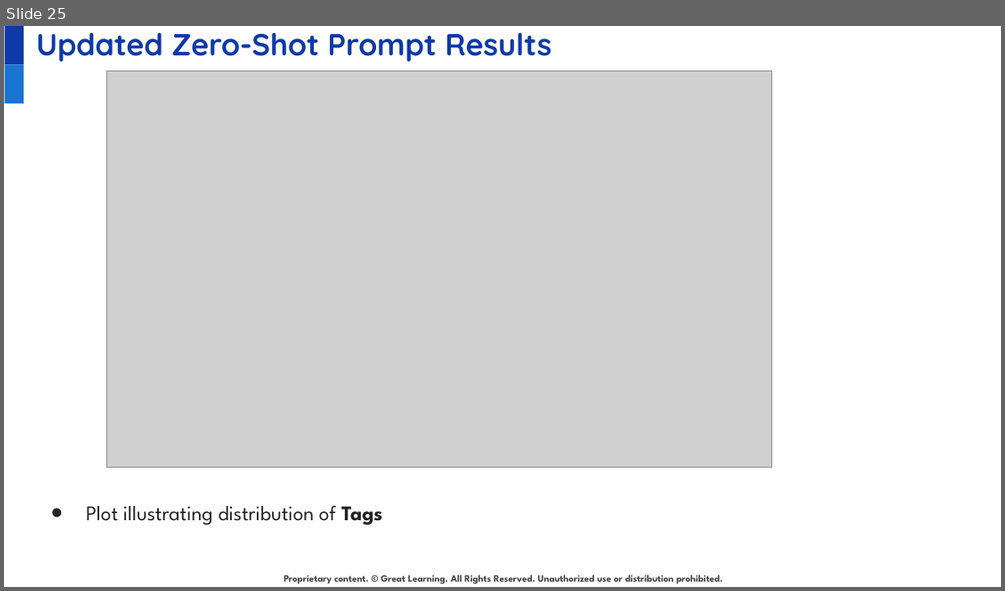
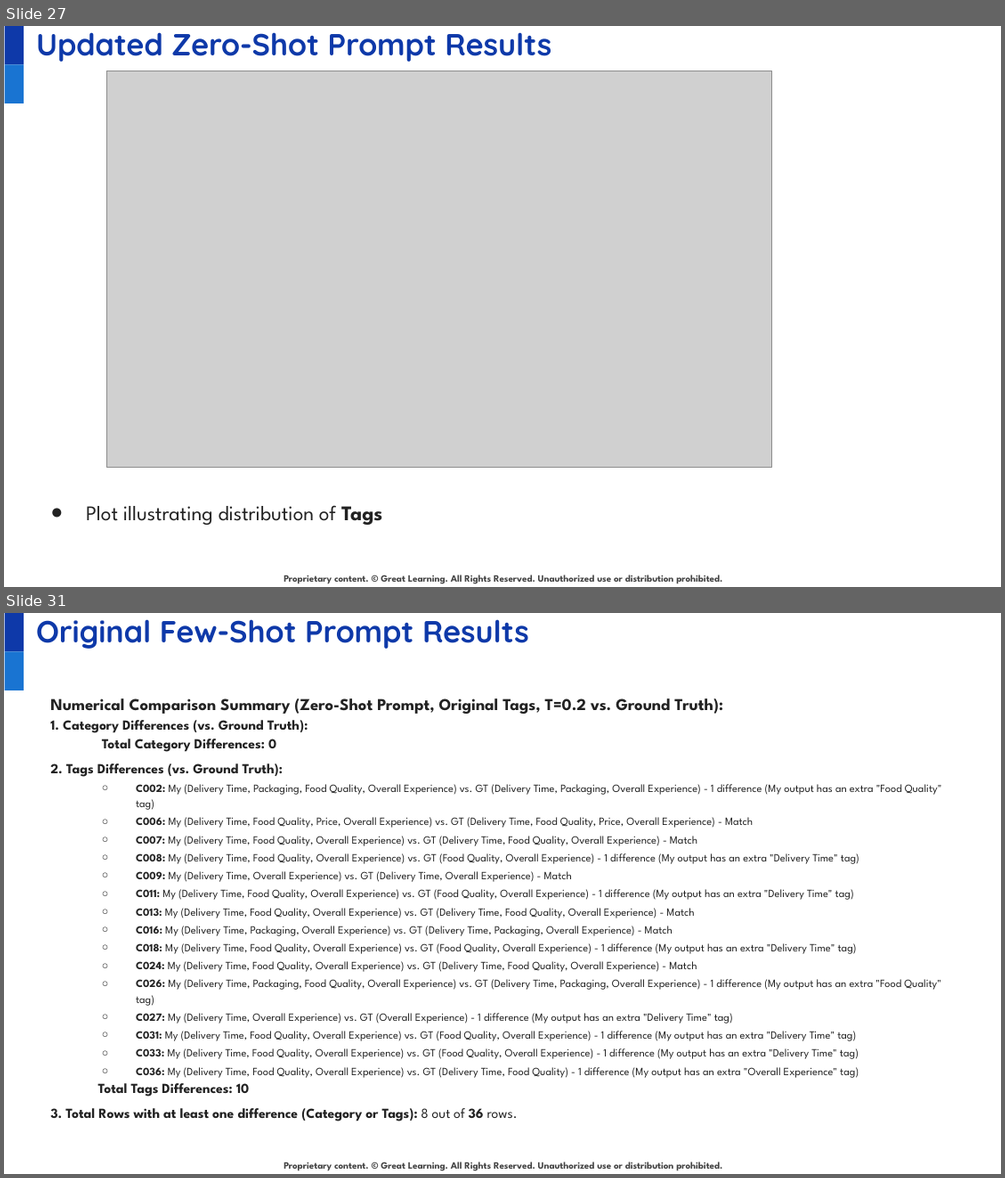
Before and after one commit to juanbucz/GreatLearning-TermProjects, a slide deck: GenAI-Powered Food Delivery Sentiment Analysis/Project Presentation - Business Applications of GenAI - John Buczkowski.pptx. Shown one above the other, each under a label of ours: slide 25 before the commit, slides 27 and 31 after it; the slides between them are not shown. The pictures are 1005x591 and 1005x1178 pixels, drawn with LibreOffice and Linux fonts; fonts in the diff are those of the drawing; grey boxes stand for pictures; background and template pictures are left out. Boxes give left, top, right and bottom in pixels: in the first picture for what was removed or moved away, otherwise in the second. Text is boxed around its words. In the diff, an @@ line names an element or a change of style, - is before the commit and + after.

Commit message:
GenAI - Food Delivery Sentiment Analysis - Few-Shot Prompt models and analysis.

```diff
--- a/GenAI-Powered Food Delivery Sentiment Analysis/Project Presentation - Business Applications of GenAI - John Buczkowski.pptx
+++ b/GenAI-Powered Food Delivery Sentiment Analysis/Project Presentation - Business Applications of GenAI - John Buczkowski.pptx
@@ slide 31 added at [4,613,1001,1174], background #FFFFFF; not listed: 3 template elements that a slide beside it also shows @@
@@ title added at [36,619,529,649], 22 pt, text #0E39A9, bold @@
+Original Few-Shot Prompt Results
@@ text added at [50,698,942,1121], 8 pt, text #222222 @@
+Numerical Comparison Summary (Zero-Shot Prompt, Original Tags, T=0.2 vs. Ground Truth):
+1. Category Differences (vs. Ground Truth):
+Total Category Differences: 0
+2. Tags Differences (vs. Ground Truth):
+  ○ C002: My (Delivery Time, Packaging, Food Quality, Overall Experience) vs. GT (Delivery Time, Packaging, Overall Experience) - 1 difference (My output has an extra "Food Quality" tag)
+  ○ C006: My (Delivery Time, Food Quality, Price, Overall Experience) vs. GT (Delivery Time, Food Quality, Price, Overall Experience) - Match
+  ○ C007: My (Delivery Time, Food Quality, Overall Experience) vs. GT (Delivery Time, Food Quality, Overall Experience) - Match
+  ○ C008: My (Delivery Time, Food Quality, Overall Experience) vs. GT (Food Quality, Overall Experience) - 1 difference (My output has an extra "Delivery Time" tag)
+  ○ C009: My (Delivery Time, Overall Experience) vs. GT (Delivery Time, Overall Experience) - Match
+  ○ C011: My (Delivery Time, Food Quality, Overall Experience) vs. GT (Food Quality, Overall Experience) - 1 difference (My output has an extra "Delivery Time" tag)
+  ○ C013: My (Delivery Time, Food Quality, Overall Experience) vs. GT (Delivery Time, Food Quality, Overall Experience) - Match
+  ○ C016: My (Delivery Time, Packaging, Overall Experience) vs. GT (Delivery Time, Packaging, Overall Experience) - Match
+  ○ C018: My (Delivery Time, Food Quality, Overall Experience) vs. GT (Food Quality, Overall Experience) - 1 difference (My output has an extra "Delivery Time" tag)
+  ○ C024: My (Delivery Time, Food Quality, Overall Experience) vs. GT (Delivery Time, Food Quality, Overall Experience) - Match
+  ○ C026: My (Delivery Time, Packaging, Food Quality, Overall Experience) vs. GT (Delivery Time, Packaging, Overall Experience) - 1 difference (My output has an extra "Food Quality" tag)
+  ○ C027: My (Delivery Time, Overall Experience) vs. GT (Overall Experience) - 1 difference (My output has an extra "Delivery Time" tag)
+  ○ C031: My (Delivery Time, Food Quality, Overall Experience) vs. GT (Food Quality, Overall Experience) - 1 difference (My output has an extra "Delivery Time" tag)
+  ○ C033: My (Delivery Time, Food Quality, Overall Experience) vs. GT (Food Quality, Overall Experience) - 1 difference (My output has an extra "Delivery Time" tag)
+  ○ C036: My (Delivery Time, Food Quality, Overall Experience) vs. GT (Delivery Time, Food Quality) - 1 difference (My output has an extra "Overall Experience" tag)
+Total Tags Differences: 10
+3. Total Rows with at least one difference (Category or Tags): 8 out of 36 rows.
@@ what was slide 25 is now slide 27 @@
```
Also in this commit, not shown: 3 slides changed, 17 other slides added, 3 slides removed, 3 other files.
